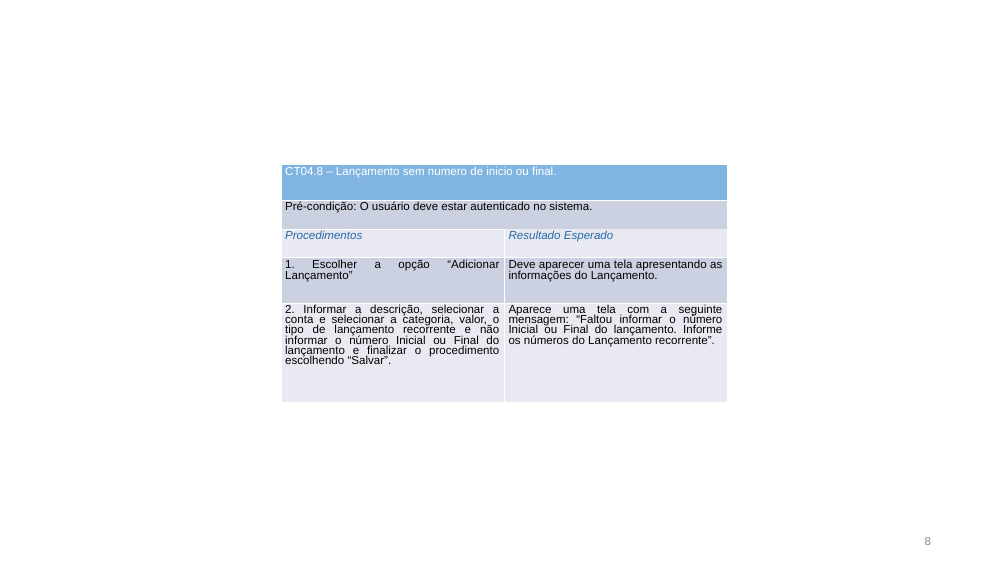
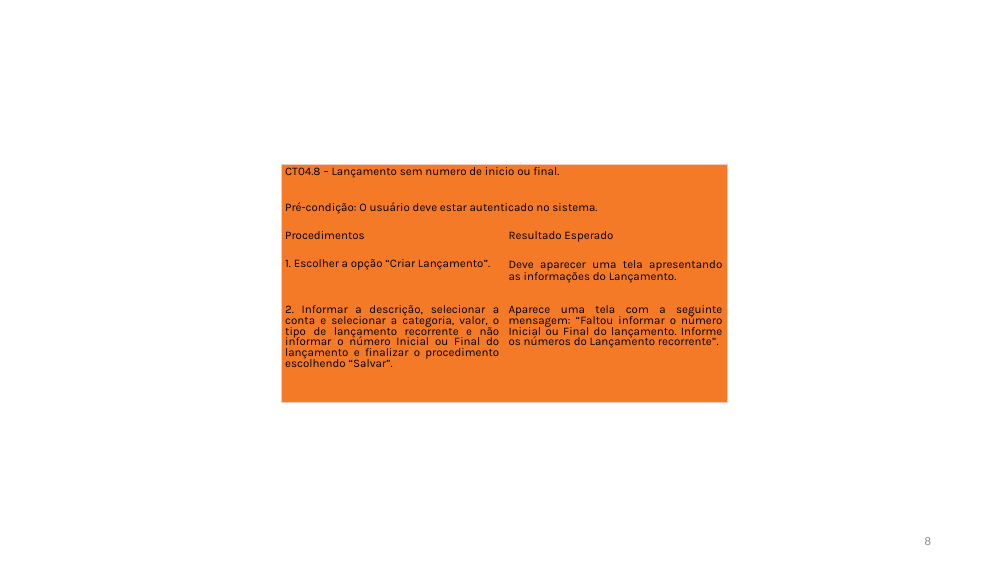
Before and after one commit to evertonschuster/GestaoFinancaPessoal, a slide deck: slide 8 of GestaoFinancaPessoal/GestaoFinancaPessoal/Documentos/Entrega-02/TestesAceitaçãoUS04.pptx. Drawn at 1008x567 pixels with LibreOffice and Linux fonts; fonts in the diff are those of the drawing. Boxes give left, top, right and bottom in pixels: in the first picture for what was removed or moved away, otherwise in the second. Text is boxed around its words. In the diff, an @@ line names an element or a change of style, - is before the commit and + after.

```diff
--- a/GestaoFinancaPessoal/GestaoFinancaPessoal/Documentos/Entrega-02/TestesAceitaçãoUS04.pptx
+++ b/GestaoFinancaPessoal/GestaoFinancaPessoal/Documentos/Entrega-02/TestesAceitaçãoUS04.pptx
@@ table at box(281, 165, 727, 403) @@
-row 4, column 1: 1. Escolher a opção “Adicionar Lançamento”
+row 4, column 1: 1. Escolher a opção “Criar Lançamento”.
@@ fill #80B5E2 to none in row 1, column 1 @@
@@ fill #CCD1E1 to none in 3 cells @@
@@ fill #E8E9F1 to none in 4 cells @@
@@ font Arial to Karla @@
@@ text colour #FFFFFF to #000000 in "CT04.8 – Lançamento sem numero de inicio ..." @@
@@ text colour #2469A6 to #000000, italic off in "Procedimentos", "Resultado Esperado" @@
@@ borders changed @@
```
Also in this commit, not shown: 8 other slides changed.
